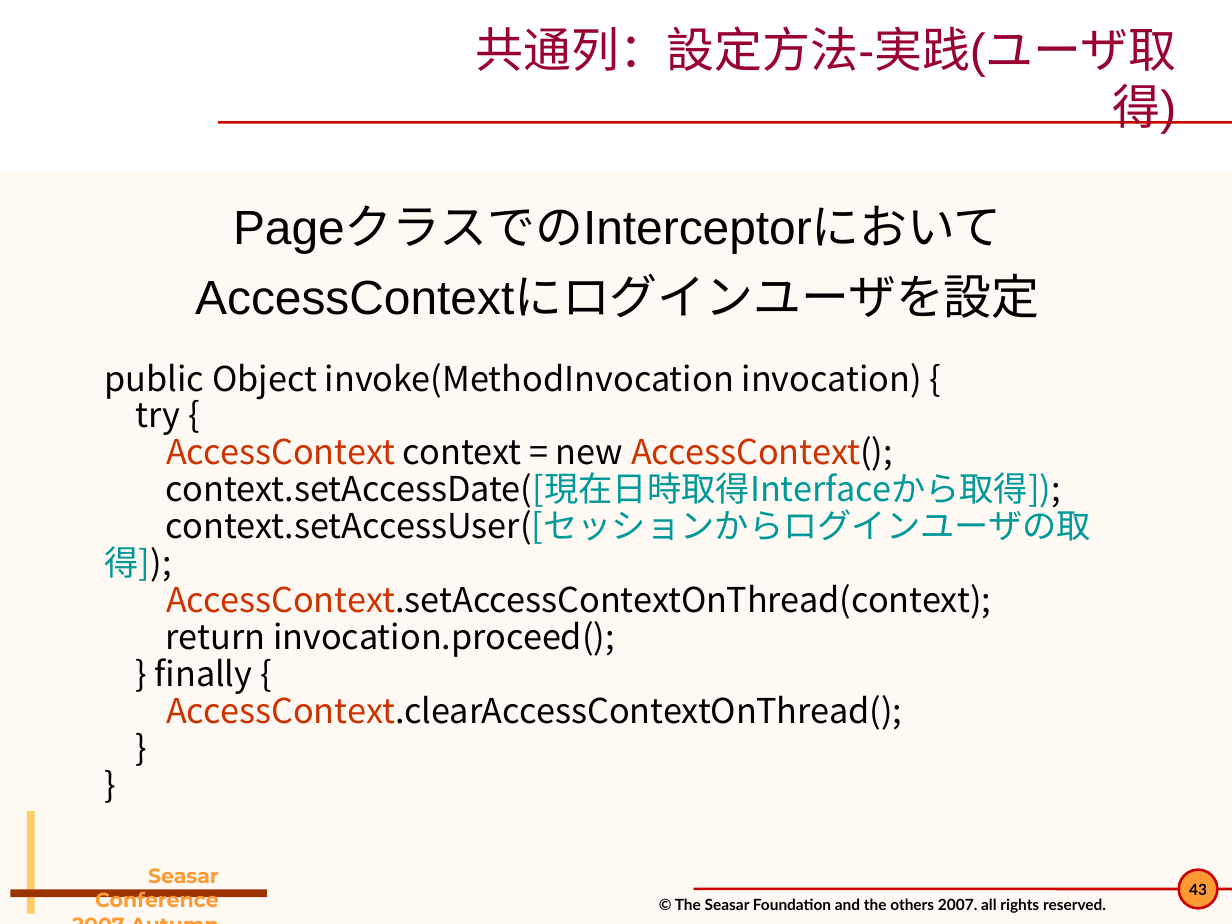
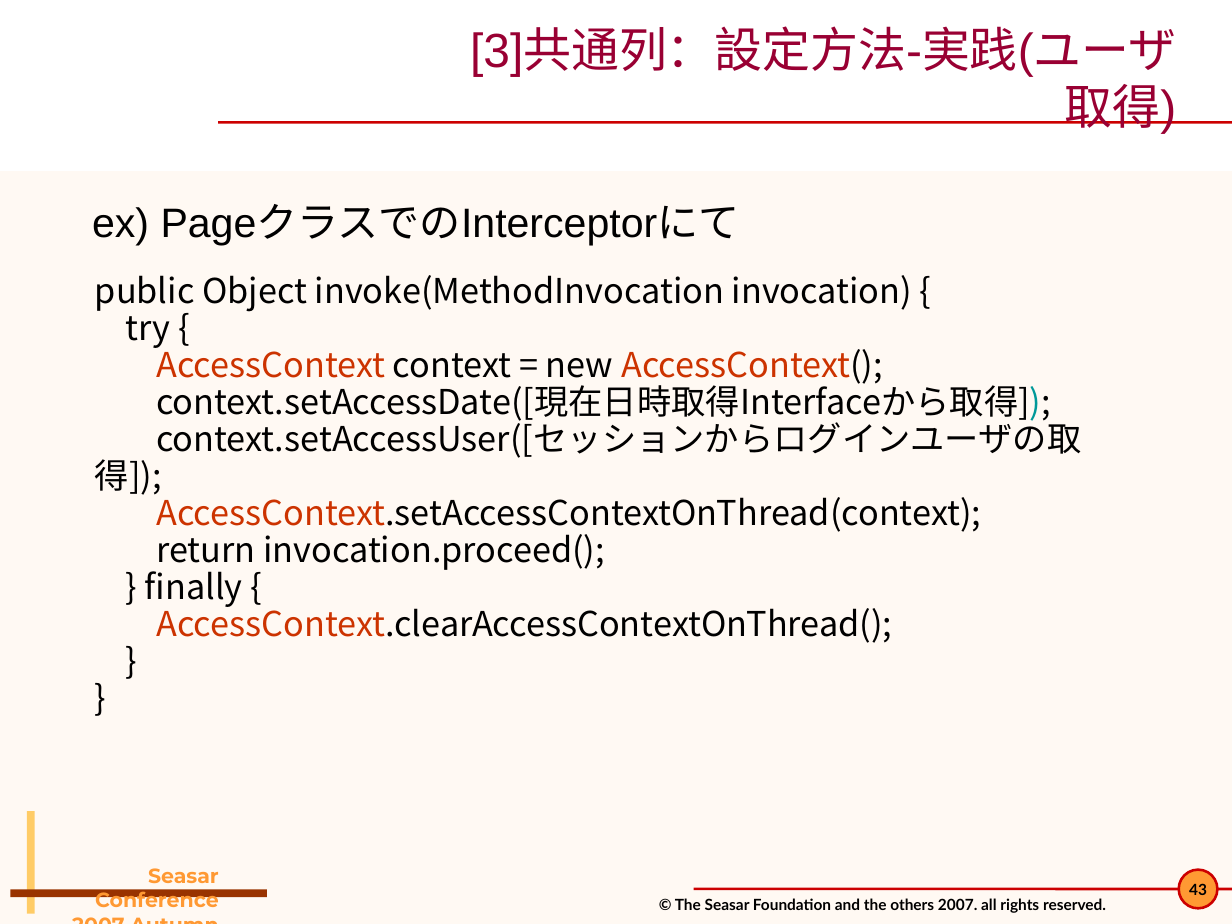
Before and after one commit to seasarorg/dbflute, a slide deck: slide 43 of dbflute/etc/doc/pres/sc2007a_2-DBFlute.ppt. Drawn at 1232x924 pixels with LibreOffice and Linux fonts; fonts in the diff are those of the drawing; background and template pictures are left out. Boxes give left, top, right and bottom in pixels: in the first picture for what was removed or moved away, otherwise in the second. Text is boxed around its words. In the diff, an @@ line names an element or a change of style, - is before the commit and + after.

```diff
--- a/dbflute/etc/doc/pres/sc2007a_2-DBFlute.ppt
+++ b/dbflute/etc/doc/pres/sc2007a_2-DBFlute.ppt
@@ title at (470, 29, 1177, 134): text changed @@
-共通列：設定方法-実践(ユーザ取得)
+[3]共通列：設定方法-実践(ユーザ取得)
@@ text at (92, 205, 740, 246): text changed; size 28 to 24 pt @@
-PageクラスでのInterceptorにおいて
-AccessContextにログインユーザを設定
+ex) PageクラスでのInterceptorにて
@@ text "public Object invoke(MethodInvocation invocation) {": place and size @@
-text "public Object invoke(MethodInvocation invocation) {" at (105, 363, 1091, 730)
+text "public Object invoke(MethodInvocation invocation) {" at (95, 275, 1081, 643)
@@ text at (95, 380, 1081, 495): text colour #009999 to #000000 in "context.setAccessDate([現在日時取得Interfaceから取得]);", "context.setAccessUser([セッションからログインユーザの取得]);" @@
```
Also in this commit, not shown: 60 other slides changed.
